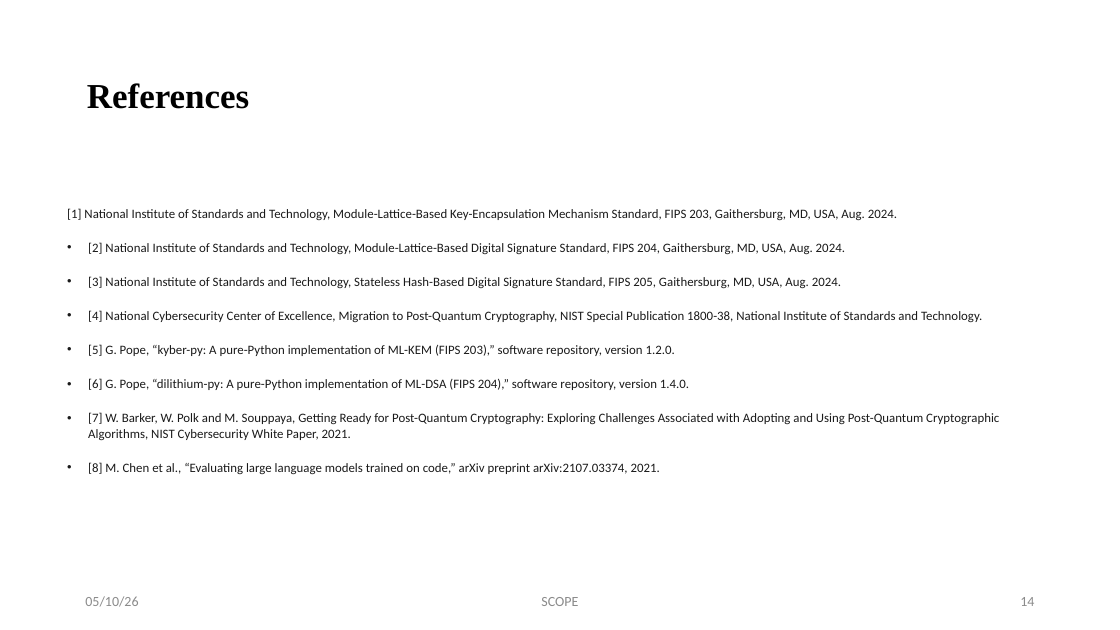
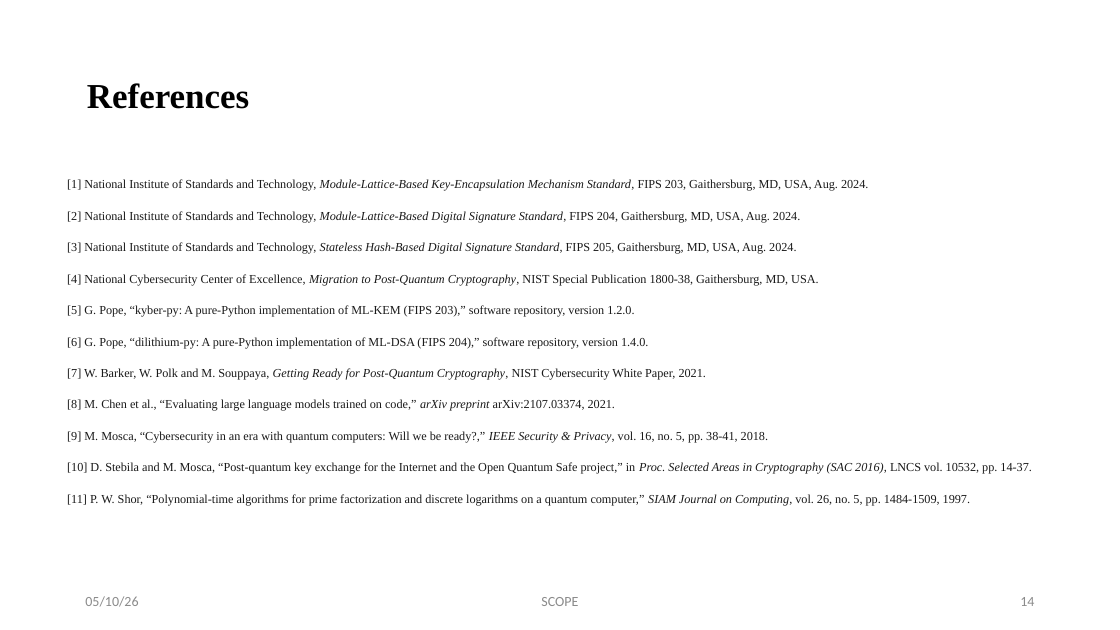
Before and after one commit to arpitmittal2025/pqc-migrator, a slide deck: slide 14 of report/Review_3_Team_20106UG02.pptx. Drawn at 1120x630 pixels with LibreOffice and Linux fonts; fonts in the diff are those of the drawing. Boxes give left, top, right and bottom in pixels: in the first picture for what was removed or moved away, otherwise in the second. Text is boxed around its words. In the diff, an @@ line names an element or a change of style, - is before the commit and + after.

```diff
--- a/report/Review_3_Team_20106UG02.pptx
+++ b/report/Review_3_Team_20106UG02.pptx
@@ text at box(67, 179, 868, 411): size 11 to 10.5 pt, font Calibri to Times New Roman in "[1] National Institute of Standards and Technology, ...", "[2] National Institute of Standards and Technology, ...", "[3] National Institute of Standards and Technology, ...", "[5] G. Pope, “kyber-py: A pure-Python implementation ..." and 2 more places; italic on in "Module-Lattice-Based Key-Encapsulation Mechanism Standard,", "Module-Lattice-Based Digital Signature Standard,", "Stateless Hash-Based Digital Signature Standard,", "arXiv preprint"; line spacing 1 to 0.95; less space between paragraphs; bullet • to none @@
@@ text at box(67, 274, 818, 286): text changed; size 11 to 10.5 pt; font Calibri to Times New Roman @@
-• [4] National Cybersecurity Center of Excellence, Migration to Post-Quantum Cryptography, NIST Special Publication 1800-38, National Institute of Standards and Technology.
+[4] National Cybersecurity Center of Excellence, Migration to Post-Quantum Cryptography, NIST Special Publication 1800-38, Gaithersburg, MD, USA.
@@ text at box(67, 368, 706, 380): text changed; size 11 to 10.5 pt; font Calibri to Times New Roman @@
-• [7] W. Barker, W. Polk and M. Souppaya, Getting Ready for Post-Quantum Cryptography: Exploring Challenges Associated with Adopting and Using Post-Quantum Cryptographic Algorithms, NIST Cybersecurity White Paper, 2021.
+[7] W. Barker, W. Polk and M. Souppaya, Getting Ready for Post-Quantum Cryptography, NIST Cybersecurity White Paper, 2021.
@@ text at box(67, 431, 1031, 506): paragraphs added @@
+[9] M. Mosca, “Cybersecurity in an era with quantum computers: Will we be ready?,” IEEE Security & Privacy, vol. 16, no. 5, pp. 38-41, 2018.
+[10] D. Stebila and M. Mosca, “Post-quantum key exchange for the Internet and the Open Quantum Safe project,” in Proc. Selected Areas in Cryptography (SAC 2016), LNCS vol. 10532, pp. 14-37.
+[11] P. W. Shor, “Polynomial-time algorithms for prime factorization and discrete logarithms on a quantum computer,” SIAM Journal on Computing, vol. 26, no. 5, pp. 1484-1509, 1997.
```
Also in this commit, not shown: 1 other slide changed, 6 other files.
